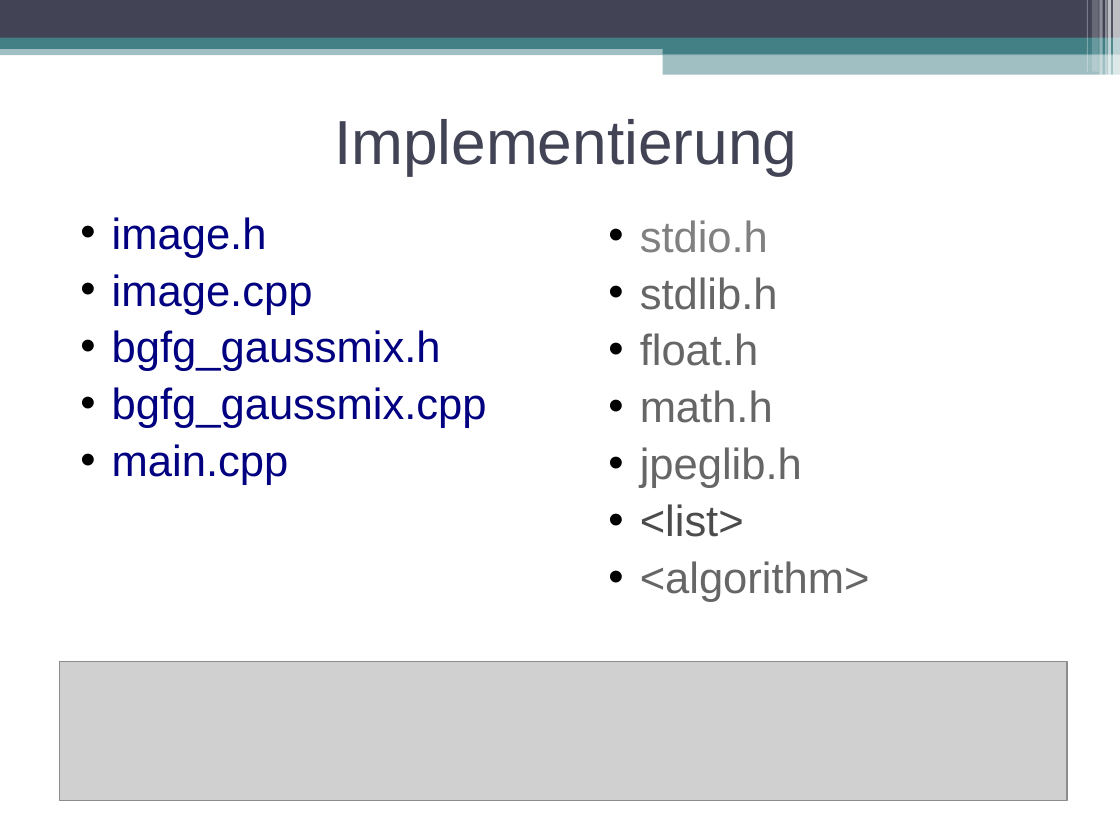
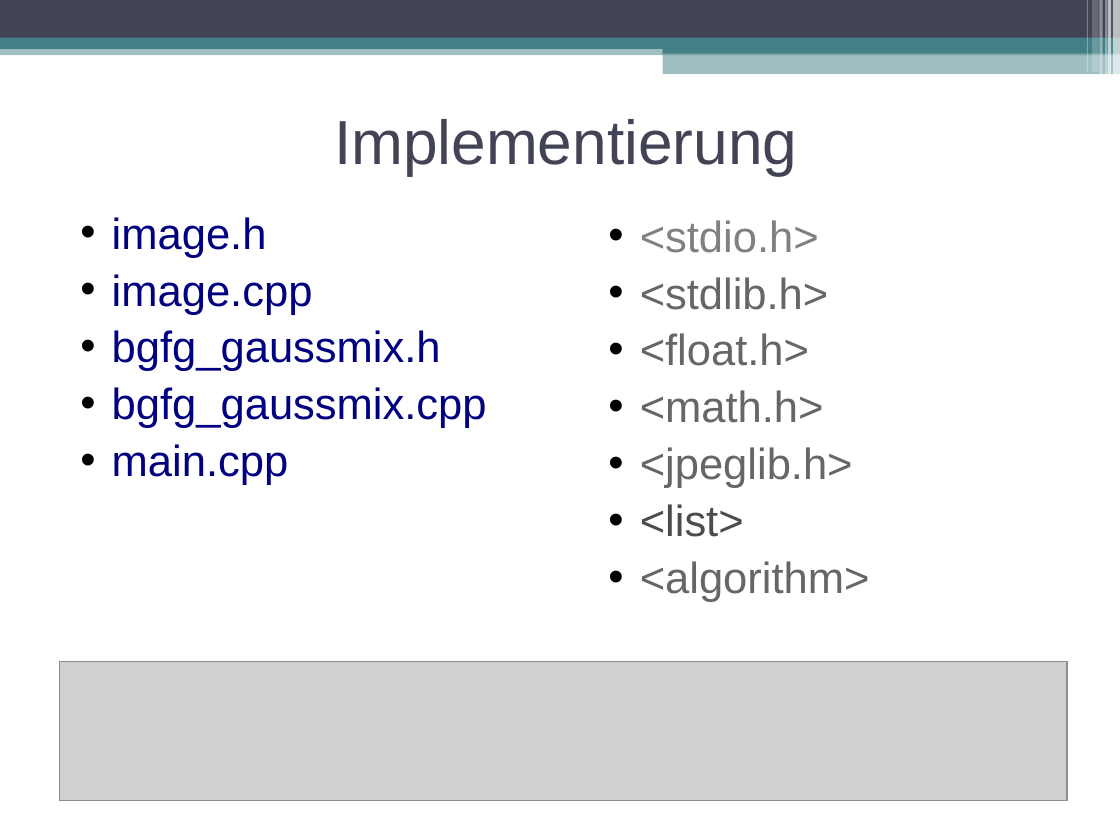
Before and after one commit to swp2013riot/riot-opencv-port, a slide deck: slide 7 of doc/final_presentation.odp. Drawn at 1120x840 pixels with LibreOffice and Linux fonts; fonts in the diff are those of the drawing; grey boxes stand for pictures. Boxes give left, top, right and bottom in pixels: in the first picture for what was removed or moved away, otherwise in the second. Text is boxed around its words. In the diff, an @@ line names an element or a change of style, - is before the commit and + after.

```diff
--- a/doc/final_presentation.odp
+++ b/doc/final_presentation.odp
@@ text at (640,220,853,488): text changed @@
-• stdio.h
-• stdlib.h
-• float.h
-• math.h
-• jpeglib.h
+• <stdio.h>
+• <stdlib.h>
+• <float.h>
+• <math.h>
+• <jpeglib.h>
```
Also in this commit, not shown: 4 other slides changed, 5 slides added, 3 slides removed.
